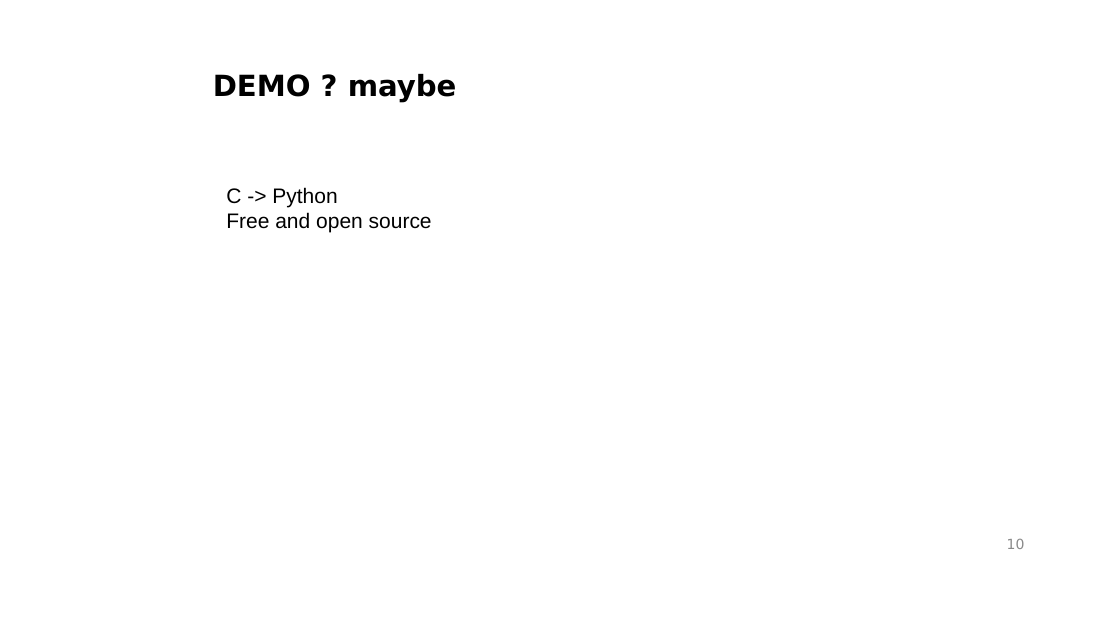
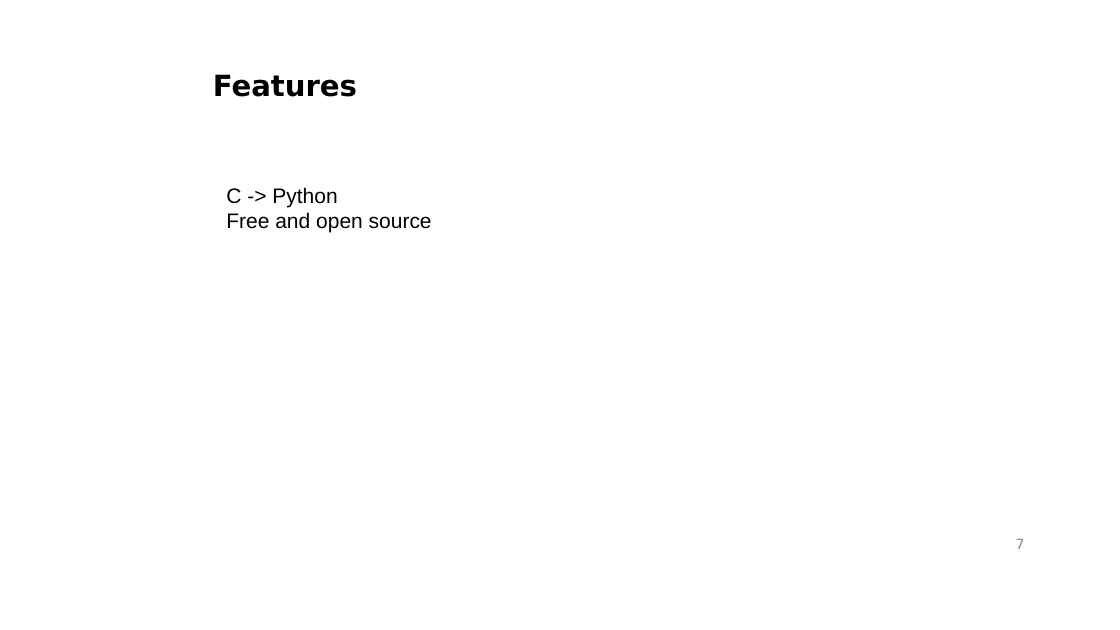
Before and after one commit to gasparka/thesis, a slide deck: slide 7 of presentation.odp (slide 10 before the commit). Drawn at 1120x630 pixels with LibreOffice and Linux fonts; fonts in the diff are those of the drawing; background and template pictures are left out. Boxes give left, top, right and bottom in pixels: in the first picture for what was removed or moved away, otherwise in the second. Text is boxed around its words. In the diff, an @@ line names an element or a change of style, - is before the commit and + after.

```diff
--- a/presentation.odp
+++ b/presentation.odp
@@ text at [213, 74, 357, 97]: text changed @@
-DEMO ? maybe
+Features
@@ page number at [1016, 539, 1025, 549]: text changed @@
-10
+7
```
Also in this commit, not shown: 2 other slides changed, 7 slides added, 4 slides removed, 3 other files.
